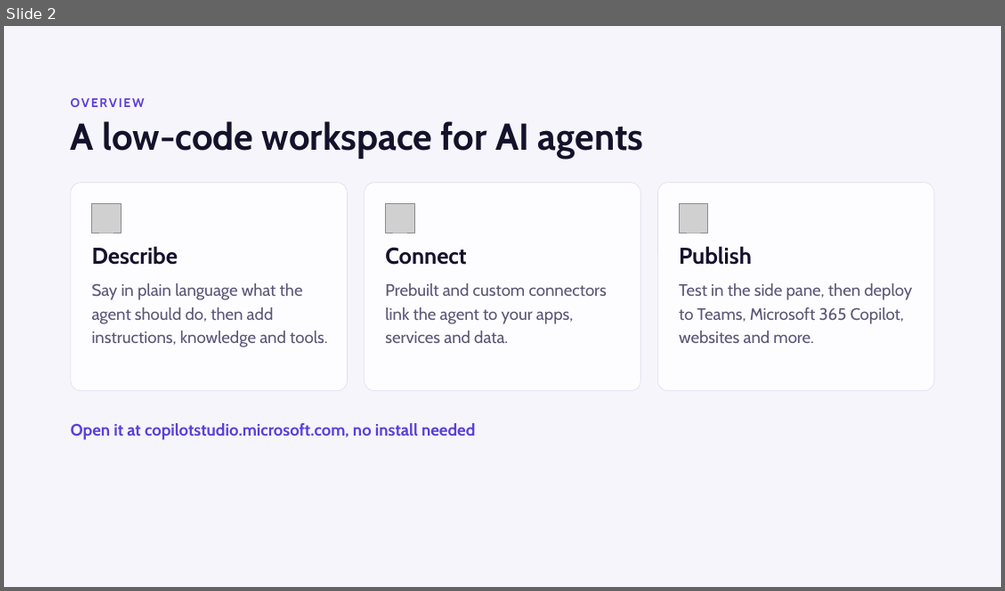
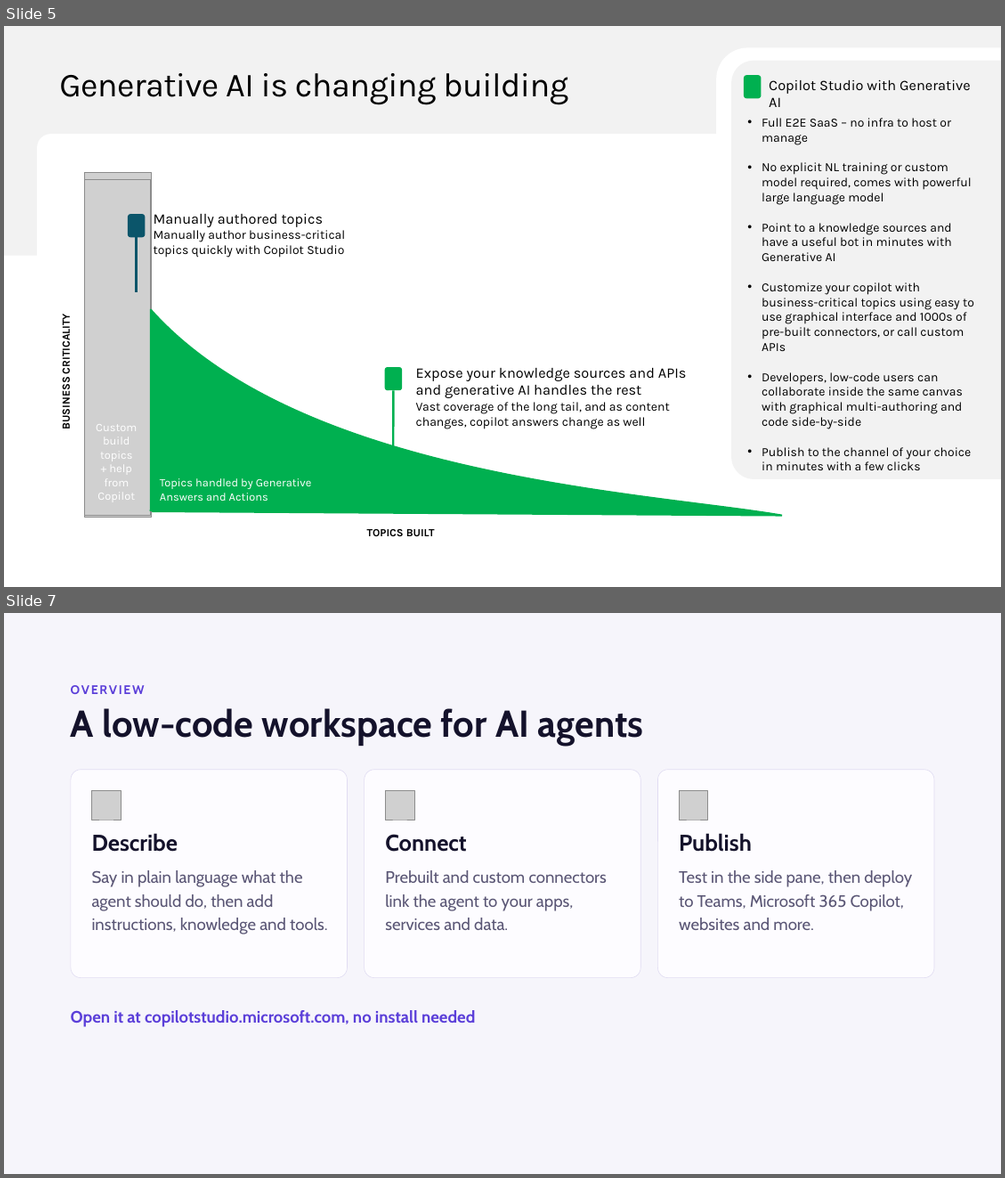
Before and after one commit to JPOWER4/Enterprise-Apps-Agents, a slide deck: Modeule 6 - Copilot Studio.pptx. Shown one above the other, each under a label of ours: slide 2 before the commit, slides 5 and 7 after it; the slides between them are not shown. The pictures are 1005x591 and 1005x1178 pixels, drawn with LibreOffice and Linux fonts; fonts in the diff are those of the drawing; grey boxes stand for pictures; background and template pictures are left out. Boxes give left, top, right and bottom in pixels: in the first picture for what was removed or moved away, otherwise in the second. Text is boxed around its words. In the diff, an @@ line names an element or a change of style, - is before the commit and + after.

```diff
--- a/Modeule 6 - Copilot Studio.pptx
+++ b/Modeule 6 - Copilot Studio.pptx
@@ slide 5 added at bbox=[4, 26, 1001, 587], background #FFFFFF @@
@@ rectangle added at bbox=[4, 26, 1001, 256], fill #F2F2F2 @@
@@ round same rect added at bbox=[717, 47, 1001, 434], fill #FFFFFF @@
@@ title added at bbox=[59, 73, 568, 105], 32.4 pt, text #000000 @@
+Generative AI is changing building
@@ round same rect added at bbox=[731, 61, 1001, 480], fill #F2F2F2 @@
@@ rounded rectangle added at bbox=[744, 75, 760, 99], fill #00B050 @@
@@ text added at bbox=[769, 79, 971, 107], 14 pt, text #000000 @@
+Copilot Studio with Generative AI
@@ text added at bbox=[761, 118, 974, 470], 12 pt, text #000000 @@
+• Full E2E SaaS – no infra to host or manage
+• No explicit NL training or custom model required, comes with powerful large language model
+• Point to a knowledge sources and have a useful bot in minutes with Generative AI
+• Customize your copilot with business-critical topics using easy to use graphical interface and 1000s of pre-built connectors, or call custom APIs
+• Developers, low-code users can collaborate inside the same canvas with graphical multi-authoring and code side-by-side
+• Publish to the channel of your choice in minutes with a few clicks
@@ round same rect added at bbox=[37, 134, 1001, 550], fill #FFFFFF @@
@@ picture added at bbox=[85, 173, 152, 516] @@
@@ picture added at bbox=[85, 180, 151, 515] @@
@@ freeform shape added at bbox=[86, 179, 783, 515], fill #00B050, outline #00B050 1.67 pt @@
@@ rounded rectangle added at bbox=[128, 214, 145, 237], fill #0B556A @@
@@ line added from (137, 238) to (137, 293), #0B556A 2 pt @@
@@ text added at bbox=[154, 213, 345, 257], 12 pt, text #000000 @@
+Manually authored topics
+Manually author business-critical topics quickly with Copilot Studio
@@ text added at bbox=[58, 319, 73, 428], 10.5 pt, text #000000, bold @@
+BUSINESS CRITICALITY
@@ line added from (152, 309) to (151, 511), #00B050 2 pt @@
@@ rounded rectangle added at bbox=[385, 367, 402, 390], fill #00B050 @@
@@ text added at bbox=[416, 368, 687, 429], 12 pt, text #000000 @@
+Expose your knowledge sources and APIs and generative AI handles the rest
+Vast coverage of the long tail, and as content changes, copilot answers change as well
@@ line added from (394, 390) to (394, 445), #00B050 2 pt @@
@@ text added at bbox=[96, 424, 137, 499], 11 pt, text #FFFFFF @@
+Custom build
+topics
++ help from Copilot
@@ text added at bbox=[160, 478, 312, 500], 11 pt, text #FFFFFF @@
+Topics handled by Generative Answers and Actions
@@ text added at bbox=[367, 529, 435, 536], 10.5 pt, text #000000, bold @@
+TOPICS BUILT
@@ what was slide 2 is now slide 7 @@
```
Also in this commit, not shown: 7 other slides added.
